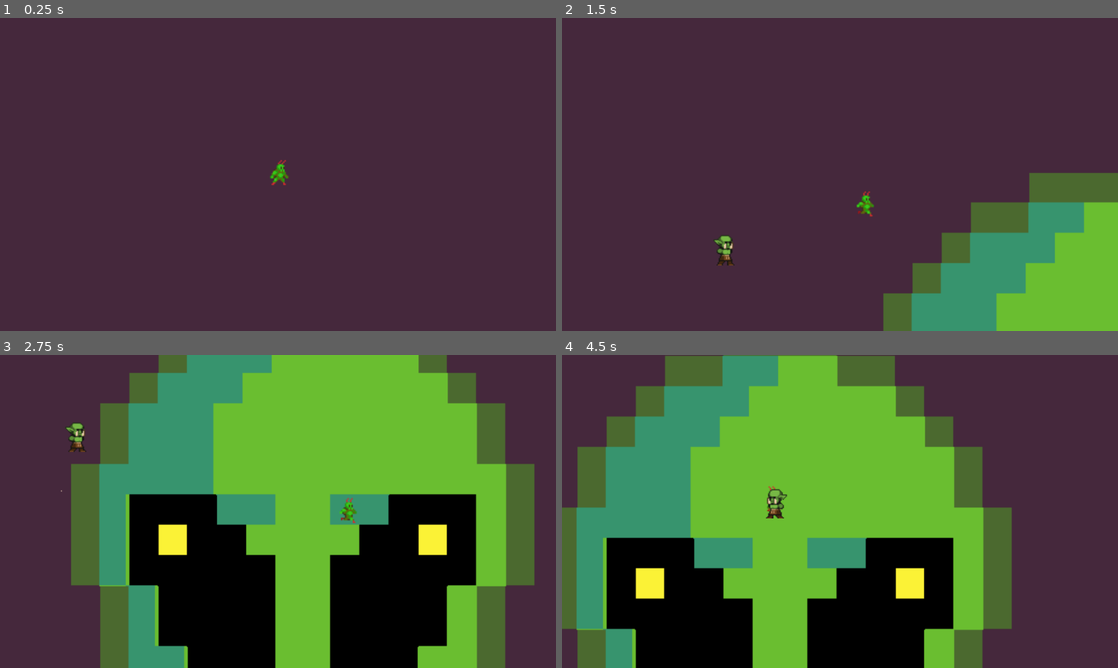
Above: before the commit, frames 1-4 (two rows, left to right).
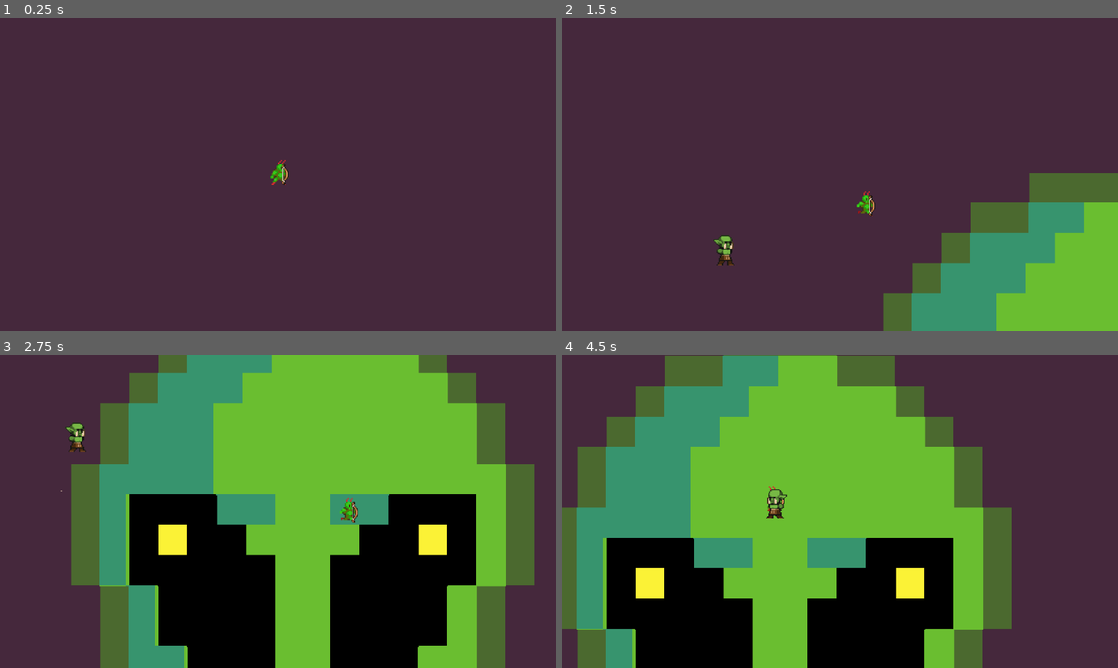
Above: after the commit, the same moments.

Repository: Guilospanck/godot-area25_5
Game: Godot game, scene res://scenes/phase1.tscn
Same seed, same stepped clock (60 frames per second), same inputs: the game is played once before the commit and once after it.
Inputs:
- Up to frame 1 (0.25 s): no input
- Up to frame 2 (1.5 s): tap Enter at 0.5 s; hold D (right) 0.53-1.28 s; tap W (top) at 0.6, 1.35 s; hold S (down) from 1.28 s (still down)
- Up to frame 3 (2.75 s): release S (down) at 2.03 s; hold D (right) from 2.03 s (still down); tap W (top) at 2.1 s
- Up to frame 4 (4.5 s): tap W (top) at 2.85, 3.6, 4.35 s; release D (right) at 3.53 s; hold A (left) from 3.53 s (still down)

The runs differ from the first frame. In frame 1, less than 0.1% of the frame differs, in the area x 48-52%, y 45-54%; in frame 2, 0.1%; in frame 3, 0.8%, in the area x 10-96%, y 21-100%; in frame 4, 0.7%.

Commit message:
Add weapon resource

Diff:
--- a/project.godot
+++ b/project.godot
@@ -61,3 +61,7 @@
 2d_physics/layer_2="Enemy"
 2d_physics/layer_3="Ammo"
 2d_physics/layer_4="Walls"
+
+[rendering]
+
+textures/canvas_textures/default_texture_filter=0
--- /dev/null
+++ b/resources/bow.tres
@@ -0,0 +1,13 @@
+[gd_resource type="Resource" script_class="WeaponResource" load_steps=2 format=3 uid="uid://cu2p2em0adbrm"]
+
+[ext_resource type="Script" uid="uid://cttkvlc061qpc" path="res://scripts/resources/weapons.gd" id="1_rnnc4"]
+
+[resource]
+script = ExtResource("1_rnnc4")
+name = "Bow"
+position = Vector2(5, 0)
+rotation = 0.0
+scale = Vector2(0.5, 0.5)
+texture_path = "res://assets/textures/Weapon/Bow.png"
+damage = 10
+metadata/_custom_type_script = "uid://cttkvlc061qpc"
--- a/scenes/player.tscn
+++ b/scenes/player.tscn
@@ -7,6 +7,7 @@
 [ext_resource type="Texture2D" uid="uid://dh46yiyy7ah2b" path="res://assets/textures/Alien/Alien_run.png" id="5_ur7pv"]
 [ext_resource type="PackedScene" uid="uid://ctve6ht6r2nue" path="res://scenes/hitbox_component.tscn" id="6_tuyoq"]
 [ext_resource type="PackedScene" uid="uid://c85bo6c24sfps" path="res://scenes/hurtbox_component.tscn" id="7_fjrip"]
+[ext_resource type="PackedScene" uid="uid://crii7imtvmwmm" path="res://scenes/weapon.tscn" id="8_smehm"]
 
 [sub_resource type="RectangleShape2D" id="RectangleShape2D_qlg0r"]
 size = Vector2(13, 20.3333)
@@ -179,6 +180,7 @@
 script = ExtResource("1_qlg0r")
 
 [node name="CollisionShape2D" type="CollisionShape2D" parent="."]
+visible = false
 position = Vector2(0.5, -1.83333)
 shape = SubResource("RectangleShape2D_qlg0r")
 
@@ -192,6 +194,7 @@
 frame_progress = 0.0493102
 
 [node name="HitboxComponent" parent="." instance=ExtResource("6_tuyoq")]
+visible = false
 collision_layer = 1
 collision_mask = 2
 
@@ -201,9 +204,12 @@
 debug_color = Color(0.145098, 0.752941, 0.105882, 0.419608)
 
 [node name="HurtboxComponent" parent="." instance=ExtResource("7_fjrip")]
+visible = false
 collision_mask = 2
 
 [node name="CollisionShape2D" type="CollisionShape2D" parent="HurtboxComponent"]
 position = Vector2(0.5, -1.83333)
 shape = SubResource("RectangleShape2D_qlg0r")
 debug_color = Color(0.937255, 0.121569, 0.0156863, 0.419608)
+
+[node name="Weapon" parent="." instance=ExtResource("8_smehm")]
--- /dev/null
+++ b/scenes/weapon.tscn
@@ -0,0 +1,6 @@
+[gd_scene load_steps=2 format=3 uid="uid://crii7imtvmwmm"]
+
+[ext_resource type="Script" uid="uid://bc5n48hlv48p0" path="res://scripts/weapon.gd" id="1_xasec"]
+
+[node name="Weapon" type="Sprite2D"]
+script = ExtResource("1_xasec")
--- a/scripts/player.gd
+++ b/scripts/player.gd
@@ -7,6 +7,10 @@
 
 @onready var hitbox: HitboxComponent = $HitboxComponent
 @onready var hurtbox: HurtboxComponent = $HurtboxComponent
+
+@onready var weapon: Weapon = $Weapon
+
+@onready var weapon_resource: WeaponResource = preload("res://resources/bow.tres")
 
 # TODO: add this to ammo
 # func _on_visible_on_screen_notifier_2d_screen_exited():
@@ -30,6 +34,9 @@
 func setup_camera():
 	set_camera_limits()
 	camera.position_smoothing_enabled = true
+
+func setup_weapon():
+	weapon.load_weapon(weapon_resource)
 
 func process_input():
 	var input_dir: Vector2 = Input.get_vector("left", "right", "top", "down")
@@ -56,10 +63,10 @@
 	hurtbox.collision_mask = Constants.LAYER_2_ENEMY
 
 func _ready() -> void:
+	setup_weapon()
 	set_masks_and_layers()
 	animated_player.play("idle")
 	setup_camera()
-	print("potato")
 
 func _physics_process(_delta: float):
 	process_input()
--- /dev/null
+++ b/scripts/resources/weapons.gd
@@ -0,0 +1,15 @@
+class_name WeaponResource
+extends Resource
+
+@export var name: String
+
+@export_category("Weapon orientation")
+@export var position: Vector2
+@export var rotation: float
+@export var scale: Vector2
+
+@export_category("Visual settings")
+@export var texture_path: String
+
+@export_category("Metadata")
+@export var damage: int
--- /dev/null
+++ b/scripts/weapon.gd
@@ -0,0 +1,27 @@
+@tool
+
+class_name Weapon
+extends Sprite2D
+
+@export var WEAPON_RESOURCE: WeaponResource:
+	set(value):
+		WEAPON_RESOURCE = value
+		if Engine.is_editor_hint():
+			load_weapon()
+
+var damage: int
+
+func _ready():
+	load_weapon()
+
+func load_weapon(weapon: WeaponResource = WEAPON_RESOURCE):
+	if !weapon:
+		return
+
+	texture = load(weapon.texture_path)
+	name = weapon.name
+	damage = weapon.damage
+
+	position = weapon.position
+	scale = weapon.scale
+	rotation = weapon.rotation
Not shown: 1 places in scenes/player.tscn that only renumber resources
Not shown, added: scripts/resources/weapons.gd.uid
Not shown, added: scripts/weapon.gd.uid
